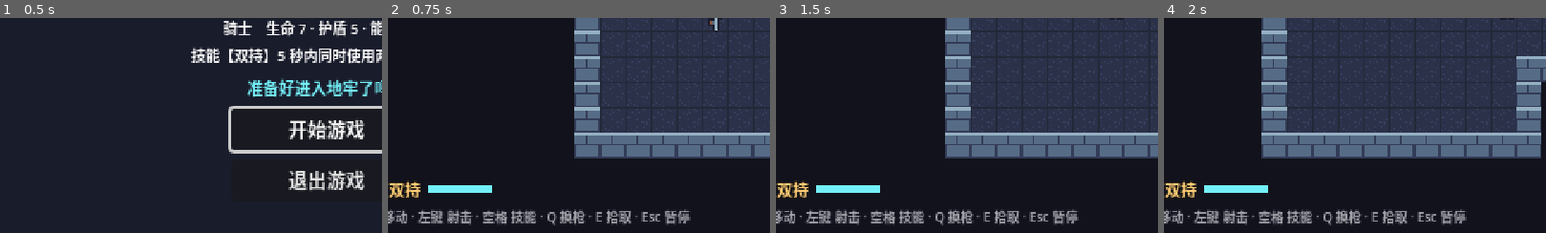
Above: before the commit, frames 1-4 (left to right).
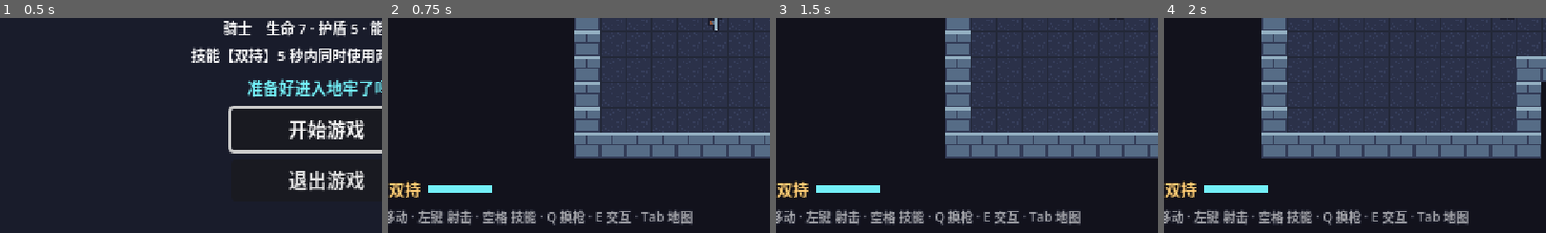
Above: after the commit, the same moments.

Repository: brondon1/game
Game: Godot game, scene res://ui/main_menu.tscn
Same seed, same stepped clock (60 frames per second), same inputs: the game is played once before the commit and once after it.
Inputs (mouse positions are % of the whole screen's width and height, from its top left):
- Up to frame 1 (0.5 s): no input
- Up to frame 2 (0.75 s): click "开始游戏" at 0.5 s
- Up to frame 3 (1.5 s): tap Enter at 1.25 s; move the mouse to (72, 45) at 1.27 s; hold D (move_right) from 1.28 s (still down); hold E (interact) from 1.28 s (still down)
- Up to frame 4 (2 s): keep holding D (move_right); keep holding E (interact)
The pictures show only the part of the screen within x 7-57%, y 50-100%; the shares and areas given below are measured in that part.

Frame 1 is identical in both runs. In frame 2, 0.8% of the frame differs, in the area x 57-80%, y 88-97%; in frame 3, 0.8%; in frame 4, 0.8%.

Commit message:
加入商店房和全屏大地图
商店房：
- 每层生成一个商店房，有商人和 4 件商品：随机武器、生命药水、能量瓶、神秘强化
- 按 E 花金币购买，金币不足时有提示音和提示文字；价格随楼层上涨
- 买武器时背包满了，换下来的武器放在地上
- 宝箱房和商店房优先放在离起点远的位置，房间少时也能保证生成
- 小地图上用绿点标出商店

全屏大地图：
- Tab / M / 手柄 Back 打开，游戏暂停；再按一次或按 Esc 关闭
- 复用小地图的绘制逻辑（新增 fit_all 全图模式），按整数倍放大，并带图例

重构：
- 按 E 交互改成通用接口：任何带 interact(player) 的 Area2D 都能交互，
  地上的武器和商店商品共用这套逻辑
- 新增 Events.message 信号，任何地方都能在屏幕中央显示提示

Diff:
--- a/autoload/events.gd
+++ b/autoload/events.gd
@@ -12,3 +12,7 @@
 
 @warning_ignore("unused_signal")
 signal screen_shake(strength: float)
+
+## 在屏幕中央显示一条提示文字（HUD 负责显示）
+@warning_ignore("unused_signal")
+signal message(text: String)
--- a/autoload/game_state.gd
+++ b/autoload/game_state.gd
@@ -142,6 +142,15 @@
 func add_coins(amount: int) -> void:
 	coins += amount
 	stats_changed.emit()
+
+
+## 花金币，不够就返回 false。
+func spend_coins(amount: int) -> bool:
+	if coins < amount:
+		return false
+	coins -= amount
+	stats_changed.emit()
+	return true
 
 
 # ---------- 武器 ----------
--- a/autoload/sound.gd
+++ b/autoload/sound.gd
@@ -17,6 +17,8 @@
 const PORTAL := preload("res://assets/audio/portal.wav")
 const BUFF := preload("res://assets/audio/buff.wav")
 const CLICK := preload("res://assets/audio/click.wav")
+const BUY := preload("res://assets/audio/buy.wav")
+const DENIED := preload("res://assets/audio/denied.wav")
 const VICTORY := preload("res://assets/audio/victory.wav")
 const GAME_OVER := preload("res://assets/audio/game_over.wav")
 
--- a/dungeon/dungeon.gd
+++ b/dungeon/dungeon.gd
@@ -18,6 +18,7 @@
 @onready var hud: HUD = $HUD
 @onready var buff_select: BuffSelect = $BuffSelect
 @onready var game_over: GameOver = $GameOver
+@onready var map_overlay: MapOverlay = $MapOverlay
 
 
 func _ready() -> void:
@@ -81,12 +82,15 @@
 			player.global_position = room.rect.get_center()
 			player.get_node("Camera2D").reset_smoothing()
 	hud.minimap.setup(room_by_cell, links)
+	map_overlay.setup(room_by_cell, links)
 
 
 func _room_size(type: Room.Type) -> Vector2i:
 	match type:
 		Room.Type.BOSS:
 			return Vector2i(19, 15)
+		Room.Type.SHOP:
+			return Vector2i(11, 9)
 		Room.Type.BATTLE:
 			return BATTLE_ROOM_SIZES.pick_random()
 	return Vector2i(9, 9)
--- a/dungeon/dungeon.tscn
+++ b/dungeon/dungeon.tscn
@@ -7,6 +7,7 @@
 [ext_resource type="PackedScene" path="res://ui/pause_menu.tscn" id="5_pause"]
 [ext_resource type="PackedScene" path="res://ui/buff_select.tscn" id="6_buff"]
 [ext_resource type="PackedScene" path="res://ui/game_over.tscn" id="7_game_over"]
+[ext_resource type="PackedScene" path="res://ui/map_overlay.tscn" id="8_map"]
 
 [node name="Dungeon" type="Node2D"]
 script = ExtResource("1_script")
@@ -28,3 +29,5 @@
 [node name="BuffSelect" parent="." instance=ExtResource("6_buff")]
 
 [node name="GameOver" parent="." instance=ExtResource("7_game_over")]
+
+[node name="MapOverlay" parent="." instance=ExtResource("8_map")]
--- a/dungeon/dungeon_generator.gd
+++ b/dungeon/dungeon_generator.gd
@@ -47,13 +47,18 @@
 		if pair.has(boss) and not pair.has(parent[boss]):
 			links.erase(key)
 
-	# 挑一个离起点不太近的战斗房改成宝箱房
-	var candidates: Array[Vector2i] = []
+	# 挑两个战斗房，分别改成宝箱房和商店房：优先离起点远的，不够时才用起点旁边的
+	var near: Array[Vector2i] = []
+	var far: Array[Vector2i] = []
 	for cell: Vector2i in rooms:
-		if rooms[cell] == Room.Type.BATTLE and dist[cell] >= 2:
-			candidates.append(cell)
-	if not candidates.is_empty():
-		rooms[candidates.pick_random()] = Room.Type.CHEST
+		if rooms[cell] == Room.Type.BATTLE:
+			(far if dist[cell] >= 2 else near).append(cell)
+	near.shuffle()
+	far.shuffle()
+	var candidates := near + far # pop_back() 先取 far 里的
+	for special in [Room.Type.CHEST, Room.Type.SHOP]:
+		if not candidates.is_empty():
+			rooms[candidates.pop_back()] = special
 
 	return {"rooms": rooms, "links": links.values()}
 
--- a/dungeon/room.gd
+++ b/dungeon/room.gd
@@ -1,8 +1,9 @@
 class_name Room
 extends Node2D
 ## 地牢里的一个房间。战斗房和 Boss 房：玩家走进来后关门、分波刷怪，全部清完后开门。
+## 宝箱房放一把武器和药水，商店房放商人和商品。
 
-enum Type { START, BATTLE, CHEST, BOSS }
+enum Type { START, BATTLE, CHEST, BOSS, SHOP }
 enum State { IDLE, FIGHTING, CLEARED }
 
 const SLIME_SCENE := preload("res://enemies/slime.tscn")
@@ -10,6 +11,8 @@
 const BOSS_SCENE := preload("res://enemies/boss.tscn")
 const PICKUP_SCENE := preload("res://pickups/pickup.tscn")
 const WEAPON_PICKUP_SCENE := preload("res://pickups/weapon_pickup.tscn")
+const SHOP_ITEM_SCENE := preload("res://shop/shop_item.tscn")
+const MERCHANT_TEXTURE := preload("res://assets/sprites/merchant.png")
 
 ## 玩家要走进房间多深（像素）才触发关门，保证不会被门卡住
 const TRIGGER_INSET := 24.0
@@ -42,6 +45,9 @@
 		Type.CHEST:
 			_state = State.CLEARED
 			_spawn_chest_loot()
+		Type.SHOP:
+			_state = State.CLEARED
+			_spawn_shop()
 		_:
 			_state = State.CLEARED
 
@@ -147,3 +153,29 @@
 	potion.amount = 2
 	potion.position = rect.get_center() + Vector2(20, 0)
 	_entities.add_child(potion)
+
+
+func _spawn_shop() -> void:
+	var center := rect.get_center()
+	var merchant := Sprite2D.new()
+	merchant.texture = MERCHANT_TEXTURE
+	merchant.position = center + Vector2(0, -30)
+	merchant.offset = Vector2(0, -6)
+	_entities.add_child(merchant)
+
+	# 商品：一把随机武器、药水、能量、神秘强化。价格随楼层上涨一点。
+	var floor_bonus := (GameState.current_floor - 1) * 2
+	var goods := [
+		[ShopItem.Kind.WEAPON, 18 + floor_bonus],
+		[ShopItem.Kind.POTION, 10 + floor_bonus],
+		[ShopItem.Kind.ENERGY, 6 + floor_bonus],
+		[ShopItem.Kind.BUFF, 30 + floor_bonus * 2],
+	]
+	for i in goods.size():
+		var item: ShopItem = SHOP_ITEM_SCENE.instantiate()
+		item.kind = goods[i][0]
+		item.price = goods[i][1]
+		if item.kind == ShopItem.Kind.WEAPON:
+			item.weapon = GameState.random_new_weapon()
+		item.position = center + Vector2(-54 + i * 36, 10)
+		_entities.add_child(item)
--- a/pickups/weapon_pickup.gd
+++ b/pickups/weapon_pickup.gd
@@ -1,6 +1,6 @@
 class_name WeaponPickup
 extends Area2D
-## 地上的武器：玩家靠近时显示提示，按 E（interact）拾取。
+## 地上的武器：玩家靠近时显示提示，按 E（interact）拾取。背包满了会和当前武器交换。
 
 @export var data: WeaponData:
 	set(value):
@@ -23,6 +23,15 @@
 	tween.tween_property(sprite, "position:y", 0.0, 0.6).set_trans(Tween.TRANS_SINE)
 
 
+func interact(_player: Player) -> void:
+	Sound.play(Sound.PICKUP_WEAPON, 0.0, 0.0)
+	var dropped := GameState.pick_up_weapon(data)
+	if dropped:
+		data = dropped # 背包满了：把换下来的武器留在原地
+	else:
+		queue_free()
+
+
 func _refresh() -> void:
 	sprite.texture = data.texture if data else null
 	if data:
@@ -31,11 +40,11 @@
 
 func _on_body_entered(body: Node2D) -> void:
 	if body is Player:
-		body.add_nearby_pickup(self)
+		body.add_interactable(self)
 		label.show()
 
 
 func _on_body_exited(body: Node2D) -> void:
 	if body is Player:
-		body.remove_nearby_pickup(self)
+		body.remove_interactable(self)
 		label.hide()
--- a/player/player.gd
+++ b/player/player.gd
@@ -18,7 +18,7 @@
 var _invincible := 0.0
 var _since_hit := 0.0
 var _regen_timer := 0.0
-var _nearby_pickups: Array = []
+var _nearby_interactables: Array = []
 var _dead := false
 var _offhand_on := false
 var _dash_velocity := Vector2.ZERO
@@ -142,32 +142,29 @@
 	return best
 
 
-# ---------- 武器拾取 ----------
-
-func add_nearby_pickup(pickup: WeaponPickup) -> void:
-	if not _nearby_pickups.has(pickup):
-		_nearby_pickups.append(pickup)
-
-
-func remove_nearby_pickup(pickup: WeaponPickup) -> void:
-	_nearby_pickups.erase(pickup)
+# ---------- 交互（按 E） ----------
+# 可交互物体（地上的武器、商店商品……）是带 interact(player) 方法的 Area2D，
+# 玩家靠近时它们调用 add_interactable()，离开时调用 remove_interactable()。
+
+func add_interactable(node: Node2D) -> void:
+	if not _nearby_interactables.has(node):
+		_nearby_interactables.append(node)
+
+
+func remove_interactable(node: Node2D) -> void:
+	_nearby_interactables.erase(node)
 
 
 func _interact() -> void:
-	_nearby_pickups = _nearby_pickups.filter(is_instance_valid)
-	if _nearby_pickups.is_empty():
-		return
-	var closest: WeaponPickup = _nearby_pickups[0]
-	for p: WeaponPickup in _nearby_pickups:
-		if global_position.distance_to(p.global_position) < global_position.distance_to(closest.global_position):
-			closest = p
-	Sound.play(Sound.PICKUP_WEAPON, 0.0, 0.0)
-	var dropped := GameState.pick_up_weapon(closest.data)
-	if dropped:
-		closest.data = dropped # 背包满了：把换下来的武器留在原地
-	else:
-		_nearby_pickups.erase(closest)
-		closest.queue_free()
+	_nearby_interactables = _nearby_interactables.filter(
+		func(n: Object) -> bool: return is_instance_valid(n) and not n.is_queued_for_deletion())
+	if _nearby_interactables.is_empty():
+		return
+	var closest: Node2D = _nearby_interactables[0]
+	for n: Node2D in _nearby_interactables:
+		if global_position.distance_to(n.global_position) < global_position.distance_to(closest.global_position):
+			closest = n
+	closest.interact(self)
 
 
 func _on_weapons_changed() -> void:
--- a/project.godot
+++ b/project.godot
@@ -37,6 +37,13 @@
 
 [input]
 
+map={
+"deadzone": 0.2,
+"events": [Object(InputEventKey,"resource_local_to_scene":false,"resource_name":"","device":-1,"window_id":0,"alt_pressed":false,"shift_pressed":false,"ctrl_pressed":false,"meta_pressed":false,"pressed":false,"keycode":0,"physical_keycode":4194306,"key_label":0,"unicode":0,"location":0,"echo":false,"script":null)
+, Object(InputEventKey,"resource_local_to_scene":false,"resource_name":"","device":-1,"window_id":0,"alt_pressed":false,"shift_pressed":false,"ctrl_pressed":false,"meta_pressed":false,"pressed":false,"keycode":0,"physical_keycode":77,"key_label":0,"unicode":0,"location":0,"echo":false,"script":null)
+, Object(InputEventJoypadButton,"resource_local_to_scene":false,"resource_name":"","device":-1,"button_index":4,"pressure":0.0,"pressed":false,"script":null)
+]
+}
 move_left={
 "deadzone": 0.2,
 "events": [Object(InputEventKey,"resource_local_to_scene":false,"resource_name":"","device":-1,"window_id":0,"alt_press …(190 unchanged characters)…
--- /dev/null
+++ b/shop/shop_item.gd
@@ -0,0 +1,84 @@
+class_name ShopItem
+extends Area2D
+## 商店里的一件商品：下方显示价格，玩家靠近时显示名字，按 E 花金币购买。
+
+enum Kind { WEAPON, POTION, ENERGY, BUFF }
+
+const WEAPON_PICKUP_SCENE := preload("res://pickups/weapon_pickup.tscn")
+const ICONS := {
+	Kind.POTION: preload("res://assets/sprites/potion.png"),
+	Kind.ENERGY: preload("res://assets/sprites/energy.png"),
+	Kind.BUFF: preload("res://assets/sprites/buff_star.png"),
+}
+
+@export var kind := Kind.POTION
+@export var price := 10
+## 只有 kind 为 WEAPON 时使用
+@export var weapon: WeaponData
+
+@onready var sprite: Sprite2D = $Sprite2D
+@onready var price_label: Label = $PriceLabel
+@onready var name_label: Label = $NameLabel
+
+
+func _ready() -> void:
+	body_entered.connect(_on_body_entered)
+	body_exited.connect(_on_body_exited)
+	sprite.texture = weapon.texture if kind == Kind.WEAPON else ICONS[kind]
+	price_label.text = "%d 金币" % price
+	name_label.text = "[E] 购买 " + _item_name()
+	name_label.hide()
+	var tween := create_tween().set_loops()
+	tween.tween_property(sprite, "position:y", -2.0, 0.7).set_trans(Tween.TRANS_SINE)
+	tween.tween_property(sprite, "position:y", 0.0, 0.7).set_trans(Tween.TRANS_SINE)
+
+
+func interact(_player: Player) -> void:
+	if not GameState.spend_coins(price):
+		Sound.play(Sound.DENIED, 0.0, 0.0)
+		Events.message.emit("金币不足")
+		price_label.modulate = Color("ef7d57")
+		create_tween().tween_property(price_label, "modulate", Color.WHITE, 0.5)
+		return
+	Sound.play(Sound.BUY, 0.0, 0.0)
+	match kind:
+		Kind.WEAPON:
+			var dropped := GameState.pick_up_weapon(weapon)
+			if dropped:
+				# 背包满了：换下来的武器放在地上，想换回来可以再捡
+				var pickup: WeaponPickup = WEAPON_PICKUP_SCENE.instantiate()
+				pickup.data = dropped
+				pickup.position = position + Vector2(0, 20)
+				get_parent().add_child.call_deferred(pickup)
+		Kind.POTION:
+			GameState.heal(2)
+		Kind.ENERGY:
+			GameState.add_energy(100)
+		Kind.BUFF:
+			var buff: Dictionary = GameState.random_buffs(1)[0]
+			GameState.apply_buff(buff.id)
+			Events.message.emit("获得强化：" + buff.name)
+	queue_free()
+
+
+func _item_name() -> String:
+	match kind:
+		Kind.WEAPON:
+			return weapon.describe()
+		Kind.POTION:
+			return "生命药水（+2 生命）"
+		Kind.ENERGY:
+			return "能量瓶（+100 能量）"
+	return "神秘强化（随机一个）"
+
+
+func _on_body_entered(body: Node2D) -> void:
+	if body is Player:
+		body.add_interactable(self)
+		name_label.show()
+
+
+func _on_body_exited(body: Node2D) -> void:
+	if body is Player:
+		body.remove_interactable(self)
+		name_label.hide()
--- /dev/null
+++ b/shop/shop_item.tscn
@@ -0,0 +1,44 @@
+[gd_scene format=3]
+
+[ext_resource type="Script" path="res://shop/shop_item.gd" id="1_script"]
+
+[sub_resource type="CircleShape2D" id="CircleShape2D_item"]
+radius = 12.0
+
+[node name="ShopItem" type="Area2D"]
+collision_layer = 32
+collision_mask = 2
+monitorable = false
+script = ExtResource("1_script")
+
+[node name="Shadow" type="Polygon2D" parent="."]
+color = Color(0, 0, 0, 0.35)
+polygon = PackedVector2Array(-7, 5, -5, 3, 0, 2, 5, 3, 7, 5, 5, 7, 0, 8, -5, 7)
+
+[node name="Sprite2D" type="Sprite2D" parent="."]
+
+[node name="CollisionShape2D" type="CollisionShape2D" parent="."]
+shape = SubResource("CircleShape2D_item")
+
+[node name="PriceLabel" type="Label" parent="."]
+offset_left = -30.0
+offset_top = 8.0
+offset_right = 30.0
+offset_bottom = 20.0
+theme_override_colors/font_color = Color(1, 0.8, 0.46, 1)
+theme_override_colors/font_outline_color = Color(0.1, 0.11, 0.17, 1)
+theme_override_constants/outline_size = 3
+theme_override_font_sizes/font_size = 8
+text = "10 金币"
+horizontal_alignment = 1
+
+[node name="NameLabel" type="Label" parent="."]
+offset_left = -70.0
+offset_top = -24.0
+offset_right = 70.0
+offset_bottom = -12.0
+theme_override_colors/font_outline_color = Color(0.1, 0.11, 0.17, 1)
+theme_override_constants/outline_size = 3
+theme_override_font_sizes/font_size = 8
+text = "[E] 购买"
+horizontal_alignment = 1
--- a/ui/hud.gd
+++ b/ui/hud.gd
@@ -33,6 +33,7 @@
 	GameState.stats_changed.connect(_refresh_stats)
 	GameState.weapons_changed.connect(_refresh_weapon)
 	Events.boss_health_changed.connect(_on_boss_health_changed)
+	Events.message.connect(show_message)
 	_refresh_stats()
 	_refresh_weapon()
 
--- a/ui/hud.tscn
+++ b/ui/hud.tscn
@@ -164,7 +164,7 @@
 theme_override_colors/font_outline_color = Color(0.1, 0.11, 0.17, 1)
 theme_override_constants/outline_size = 3
 theme_override_font_sizes/font_size = 8
-text = "WASD 移动 · 左键 射击 · 空格 技能 · Q 换枪 · E 拾取 · Esc 暂停"
+text = "WASD 移动 · 左键 射击 · 空格 技能 · Q 换枪 · E 交互 · Tab 地图"
 vertical_alignment = 2
 
 [node name="BossPanel" type="VBoxContainer" parent="."]
--- /dev/null
+++ b/ui/map_overlay.gd
@@ -0,0 +1,37 @@
+class_name MapOverlay
+extends CanvasLayer
+## 全屏大地图：Tab / M 打开并暂停游戏，再按一次或按 Esc 关闭。
+## 地图本身复用 Minimap 的绘制逻辑（开启 fit_all 全图模式）。
+
+@onready var map: Minimap = %FullMap
+@onready var title: Label = %MapTitle
+
+
+func _ready() -> void:
+	hide()
+
+
+func setup(rooms: Dictionary, links: Array) -> void:
+	map.setup(rooms, links)
+
+
+func _unhandled_input(event: InputEvent) -> void:
+	if visible:
+		if event.is_action_pressed("map") or event.is_action_pressed("pause"):
+			close()
+			get_viewport().set_input_as_handled()
+	elif event.is_action_pressed("map") and not get_tree().paused:
+		open()
+		get_viewport().set_input_as_handled()
+
+
+func open() -> void:
+	title.text = "地图 · 第 %d 层" % GameState.current_floor
+	show()
+	get_tree().paused = true
+	Sound.play(Sound.CLICK, -4.0, 0.0)
+
+
+func close() -> void:
+	hide()
+	get_tree().paused = false
--- /dev/null
+++ b/ui/map_overlay.tscn
@@ -0,0 +1,61 @@
+[gd_scene format=3]
+
+[ext_resource type="Script" path="res://ui/map_overlay.gd" id="1_script"]
+[ext_resource type="Script" path="res://ui/minimap.gd" id="2_minimap"]
+
+[node name="MapOverlay" type="CanvasLayer"]
+process_mode = 3
+layer = 8
+script = ExtResource("1_script")
+
+[node name="Dim" type="ColorRect" parent="."]
+anchors_preset = 15
+anchor_right = 1.0
+anchor_bottom = 1.0
+grow_horizontal = 2
+grow_vertical = 2
+color = Color(0.07, 0.07, 0.11, 0.94)
+
+[node name="Center" type="CenterContainer" parent="."]
+anchors_preset = 15
+anchor_right = 1.0
+anchor_bottom = 1.0
+grow_horizontal = 2
+grow_vertical = 2
+
+[node name="VBox" type="VBoxContainer" parent="Center"]
+layout_mode = 2
+theme_override_constants/separation = 6
+
+[node name="MapTitle" type="Label" parent="Center/VBox"]
+unique_name_in_owner = true
+layout_mode = 2
+theme_override_colors/font_color = Color(1, 0.8, 0.46, 1)
+theme_override_font_sizes/font_size = 16
+text = "地图 · 第 1 层"
+horizontal_alignment = 1
+
+[node name="FullMap" type="Control" parent="Center/VBox"]
+unique_name_in_owner = true
+clip_contents = true
+custom_minimum_size = Vector2(420, 190)
+layout_mode = 2
+mouse_filter = 2
+script = ExtResource("2_minimap")
+fit_all = true
+
+[node name="Legend" type="RichTextLabel" parent="Center/VBox"]
+custom_minimum_size = Vector2(420, 0)
+layout_mode = 2
+theme_override_font_sizes/normal_font_size = 9
+bbcode_enabled = true
+text = "[center][color=#94b0c2]■[/color] 当前房间　[color=#566c86]■[/color] 去过　[color=#333c57]■[/color] 未探索　[color=#ffcd75]■[/color] 宝箱　[color=#38b764]■[/color] 商店　[color=#b13e53]■[/color] Boss[/center]"
+fit_content = true
+scroll_active = false
+
+[node name="Hint" type="Label" parent="Center/VBox"]
+modulate = Color(1, 1, 1, 0.6)
+layout_mode = 2
+theme_override_font_sizes/font_size = 8
+text = "Tab / Esc 关闭"
+horizontal_alignment = 1
--- a/ui/minimap.gd
+++ b/ui/minimap.gd
@@ -2,6 +2,7 @@
 extends Control
 ## 小地图：显示去过的房间，以及和它们相连、还没去过的房间（暗色）。
 ## 以玩家所在的房间为中心，地图大了也能显示。
+## 勾选 fit_all 后变成全图模式（全屏大地图用）：把所有已知房间缩放到铺满整个控件。
 
 ## 每个房间方块的大小，以及相邻房间中心之间的距离
 const ROOM_SIZE := Vector2(10, 7)
@@ -17,7 +18,11 @@
 const ICON_COLORS := {
 	Room.Type.CHEST: Color("ffcd75"),
 	Room.Type.BOSS: Color("b13e53"),
+	Room.Type.SHOP: Color("38b764"),
 }
+
+@export var fit_all := false
+@export var draw_background := true
 
 var _rooms := {} # 格子坐标 → Room
 var _links: Array = []
@@ -38,6 +43,8 @@
 
 
 func _process(_delta: float) -> void:
+	if not is_visible_in_tree():
+		return
 	if _player == null:
 		_player = get_tree().get_first_node_in_group("player") as Node2D
 		if _player == null:
@@ -62,10 +69,23 @@
 
 
 func _draw() -> void:
-	draw_rect(Rect2(Vector2.ZERO, size), COLOR_BACKGROUND)
+	if draw_background:
+		draw_rect(Rect2(Vector2.ZERO, size), COLOR_BACKGROUND)
 	if _current == null:
 		return
-	var origin := size / 2.0 - Vector2(_current.cell) * SPACING
+	# 小地图以当前房间为中心；全图模式以所有已知房间的中心为中心，并按整数倍放大
+	var focus := Vector2(_current.cell)
+	var zoom := 1.0
+	if fit_all:
+		var bounds := Rect2(focus, Vector2.ZERO)
+		for cell: Vector2i in _rooms:
+			if is_known(cell):
+				bounds = bounds.expand(Vector2(cell))
+		focus = bounds.get_center()
+		var needed := bounds.size * SPACING + ROOM_SIZE * 2.0
+		zoom = clampf(floorf(minf(size.x / needed.x, size.y / needed.y)), 1.0, 4.0)
+	draw_set_transform(size / 2.0, 0.0, Vector2.ONE * zoom)
+	var origin := -focus * SPACING
 
 	# 走廊：至少有一头去过才画
 	for link: Array in _links:
Not shown, added: assets/audio/buy.wav.import
Not shown, added: assets/audio/denied.wav.import
Binary file added: assets/sprites/buff_star.png
Not shown, added: assets/sprites/buff_star.png.import
Binary file added: assets/sprites/merchant.png
Not shown, added: assets/sprites/merchant.png.import
Not shown, added: shop/shop_item.gd.uid
Not shown, added: ui/map_overlay.gd.uid
Not shown, added: assets/audio/buy.wav
Not shown, added: assets/audio/denied.wav
